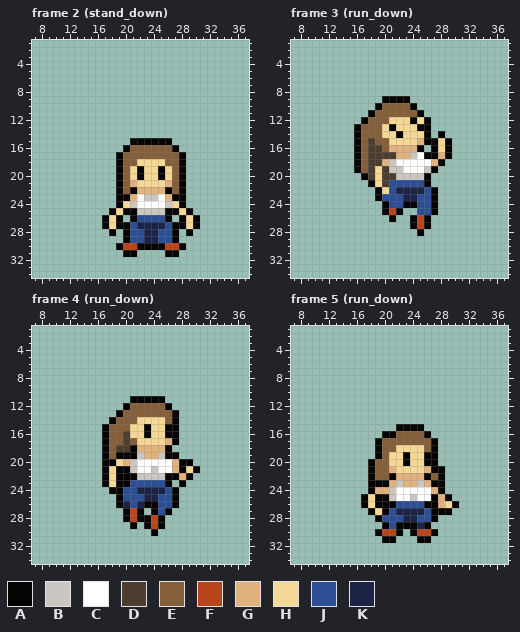
Pixel-art file, stored at art/characters/playerD.aseprite. Above, as it was before the edit.
48x48 pixels, 105 frames. Shown: frame 2 (stand_down): x 7..37, y 1..34; frame 3 (run_down): x 7..37, y 1..34; frame 4 (run_down): x 7..37, y 1..34; frame 5 (run_down): x 7..37, y 1..34. The commit also changed other frames, which this record leaves out.
Palette (. is transparent): A #050403  B #cbc6c1  C #ffffff  D #4c3d2e  E #855f39  F #b9451d  G #e2b27e  H #f6d896  J #2b4e95  K #1b2447
Pixels before, frame 2 (stand_down), first column x 17:
15 ....AAAAAA....
16 ...AEEEEEEA...
17 ..AEEEEEEEEA..
18 ..AEEHHHHEEA..
19 ..AEHAHHAHEA..
20 ..AEHAHHAHEA..
21 ..AEGHHHHGEA..
22 ..AEAGGGGAEA..
23 ..AAGCBBCGAA..
24 ..AHBCCCCBHA..
25 .AHAABBBBAAHA.
26 AHA.AJJJJA.AHA
27 AHAAJKKKKJAAHA
28 .A.AJJKKJJA.A.
29 ...AJJKKJJA...
30 ..AFFAAAAFFA..
31 ...AA....AA...
Pixels before, frame 3 (run_down), first column x 16:
 9 ....AAAA......
10 ...AEEEEA.....
11 ..AEEEEEEA....
12 .AEEEHHHAHA...
13 AEEEHAHHHAA...
14 AEEEHHAHHHA.A.
15 AEDEEHHHHGAAHA
16 AEDDEGGGGA.AHA
17 AEDDDDGGBCAAGA
18 AEDDGBCCCCCGA.
19 AEDHDBBCCCBA..
20 .ADHDDBBBBA...
21 ..AHDJJJJJA...
22 ...AHJKKKKJA..
23 ...AJJJKKJJA..
24 ....AJJAAJJA..
25 ....AFA..JJA..
26 .....A..AFA...
27 ........AFA...
28 .........A....
Pixels before, frame 4 (run_down), first column x 17:
11 ....AAAAA.....
12 ...AEEEEEA....
13 ..AEEEEEEEA...
14 .AEEEHHHHEA...
15 AEEEHHAHHAA...
16 AEEDHHAHHAA...
17 AEEDEHHHHGA...
18 AEDDAGGGGA....
19 AEAAABGGBAA...
20 AAHGBCCCCCGAA.
21 AHAABCCBCCGAHA
22 AHAAABBBBAAGA.
23 AHAAJJJJJA.A..
24 .AAJJKKKKJA...
25 ..AJJJKKJJA...
26 ..AKJKAAJJA...
27 ...AFA.AJA....
28 ...AFAAFA.....
29 ....A.AFA.....
30 .......A......
Pixels before, frame 5 (run_down), first column x 17:
15 .....AAAA.....
16 ...AAEEEEA....
17 ..AEEEEEEEA...
18 ..AEEHHHHEA...
19 ..AEHHAHHAA...
20 .AEEHHAHHAA...
21 .AEEGHHHHGAA..
22 .AEEAGGGGAEA..
23 .AAAGBGGBGAA..
24 .AGGBCCCCCGA..
25 AHAABCCBCCAGA.
26 AHAAAJJJJAAGHA
27 .AHAJKKKKJAAA.
28 ..AJJJKKJJA...
29 ...AJAAAKA....
30 ..AFFA.AFFA...
31 ...AA...AA....
After:
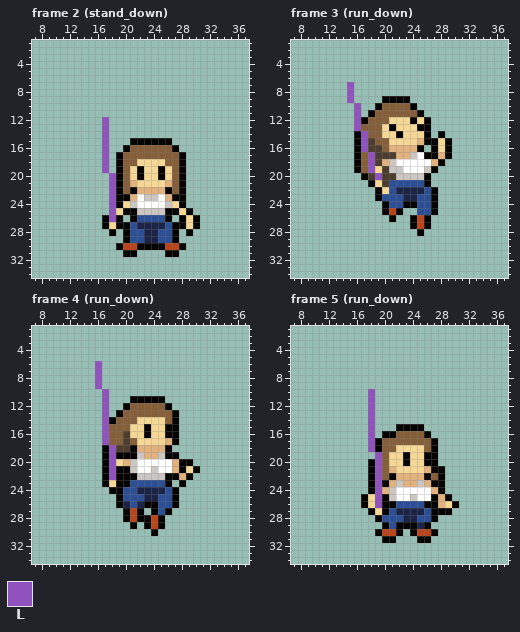
Colours new in this view: L #9052bc
From old to new:
layer "Layer 2" now shown
layer "Layer 1 #2" removed
Frame 2 (stand_down), layer "Layer 2":
The author put colour L in rows 12 to 19 at x 17; in rows 20 to 24 at x 18.
Colour A becomes colour L in row 25 at x 18.
Colour H becomes colour L in row 26 at x 18.
Frame 3 (run_down), layer "Layer 2":
The author put colour L in rows 7 to 9 at x 15; in rows 10 to 12 at x 16.
Colour A becomes colour L in row 13 at x 16.
Colour D becomes colour L in rows 17 to 19 at x 18.
Colour E becomes colour L in rows 14 to 16 at x 17.
Colour H becomes colour L in row 20 at x 19.
Frame 4 (run_down), layer "Layer 2":
The author put colour L in rows 6 to 9 at x 16; in rows 10 to 14 at x 17.
Colour A becomes colour L in rows 15 to 17 at x 17; in row 20 at x 18.
Colour E becomes colour L in rows 18 to 19 at x 18.
Colour H becomes colour L in rows 21 to 22 at x 18.
Frame 5 (run_down), layer "Layer 2":
The author put colour L in rows 10 to 18 at x 18.
Colour A becomes colour L in row 19 at x 19; in row 23 at x 19; in rows 25 to 26 at x 19.
Colour E becomes colour L in rows 20 to 22 at x 19.
Colour G becomes colour L in row 24 at x 19.
